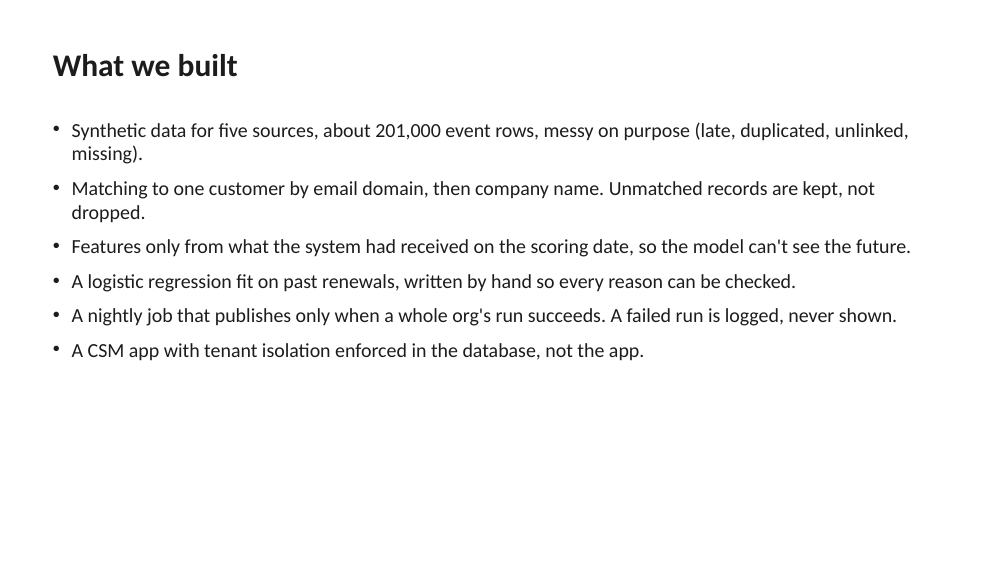
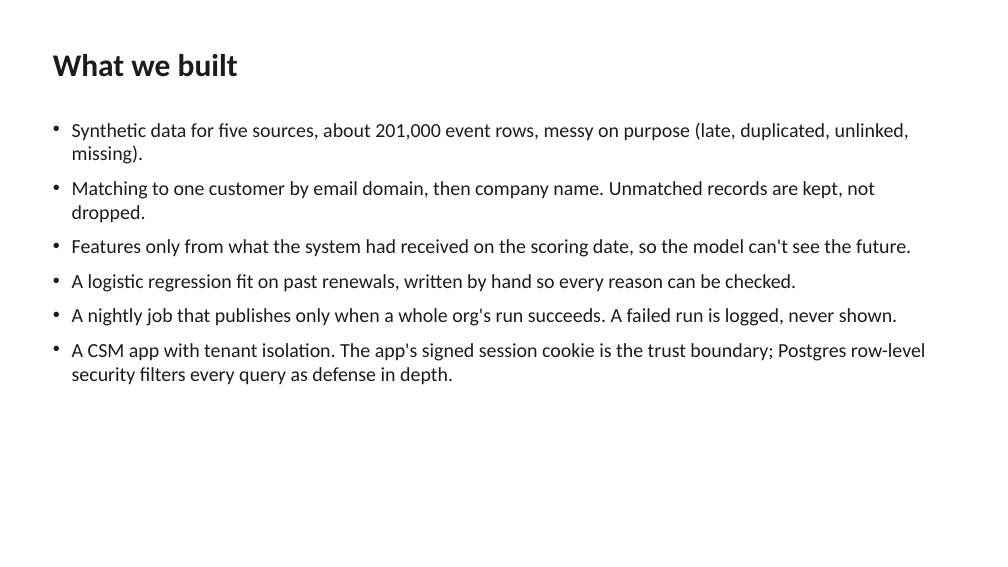
Before and after one commit to udhayakumaran/fello-renewal-risk, a slide deck: slide 4 of docs/renewal-risk-deck.pptx. Drawn at 1008x567 pixels with LibreOffice and Linux fonts; fonts in the diff are those of the drawing. Boxes give left, top, right and bottom in pixels: in the first picture for what was removed or moved away, otherwise in the second. Text is boxed around its words. In the diff, an @@ line names an element or a change of style, - is before the commit and + after.

```diff
--- a/docs/renewal-risk-deck.pptx
+++ b/docs/renewal-risk-deck.pptx
@@ text at [72,343,926,385]: text changed @@
-• A CSM app with tenant isolation enforced in the database, not the app.
+• A CSM app with tenant isolation. The app's signed session cookie is the trust boundary; Postgres row-level security filters every query as defense in depth.
```
Also in this commit, not shown: 4 other slides changed, 1 other file.
